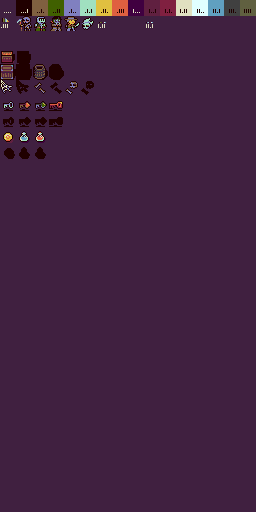
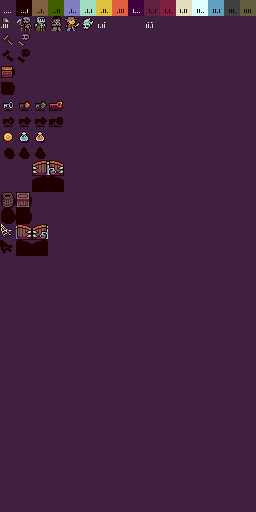
Before/after of a 256x512 layered artwork. What changed in the layer stack:
added group "decal_walkable" with 3 layers in group "decals" over [0, 33, 48, 256]
added layer "door red open" in group "decal_walkable" over [16, 224, 48, 256]
moved "skull" into group "decal_walkable", painted on it over [16, 33, 78, 95]
removed layer "bones alpha" from group "decals" over [50, 82, 62, 94]
moved "bones" into group "decal_walkable", painted on it over [0, 33, 48, 95]
removed layer "web 1 alpha" from group "decals" over [16, 80, 29, 94]
added group "doors" with 1 layers in group "decals" over [32, 160, 64, 192]
added layer "door red" in group "doors" over [32, 160, 64, 192]
removed layer "barrel alpha" from group "decals" over [49, 64, 64, 80]
added group "breakables" with 2 layers in group "decals" over [1, 192, 32, 224]
moved "barrel" into group "breakables", painted on it over [1, 64, 48, 224]
removed layer "crate alpha" from group "decals" over [16, 64, 32, 80]
moved "crate" into group "breakables", painted on it over [0, 64, 32, 224]
removed layer "small chest alpha" from group "decals" over [17, 49, 31, 64]
painted on "small chest" over [0, 50, 16, 95]
removed layer "skull alpha" from group "decals" over [81, 81, 94, 95]
added group "decals collidable" with 1 layers in group "decals" over [0, 224, 13, 254]
moved "web 1" into group "decals collidable", painted on it over [0, 80, 16, 254]
